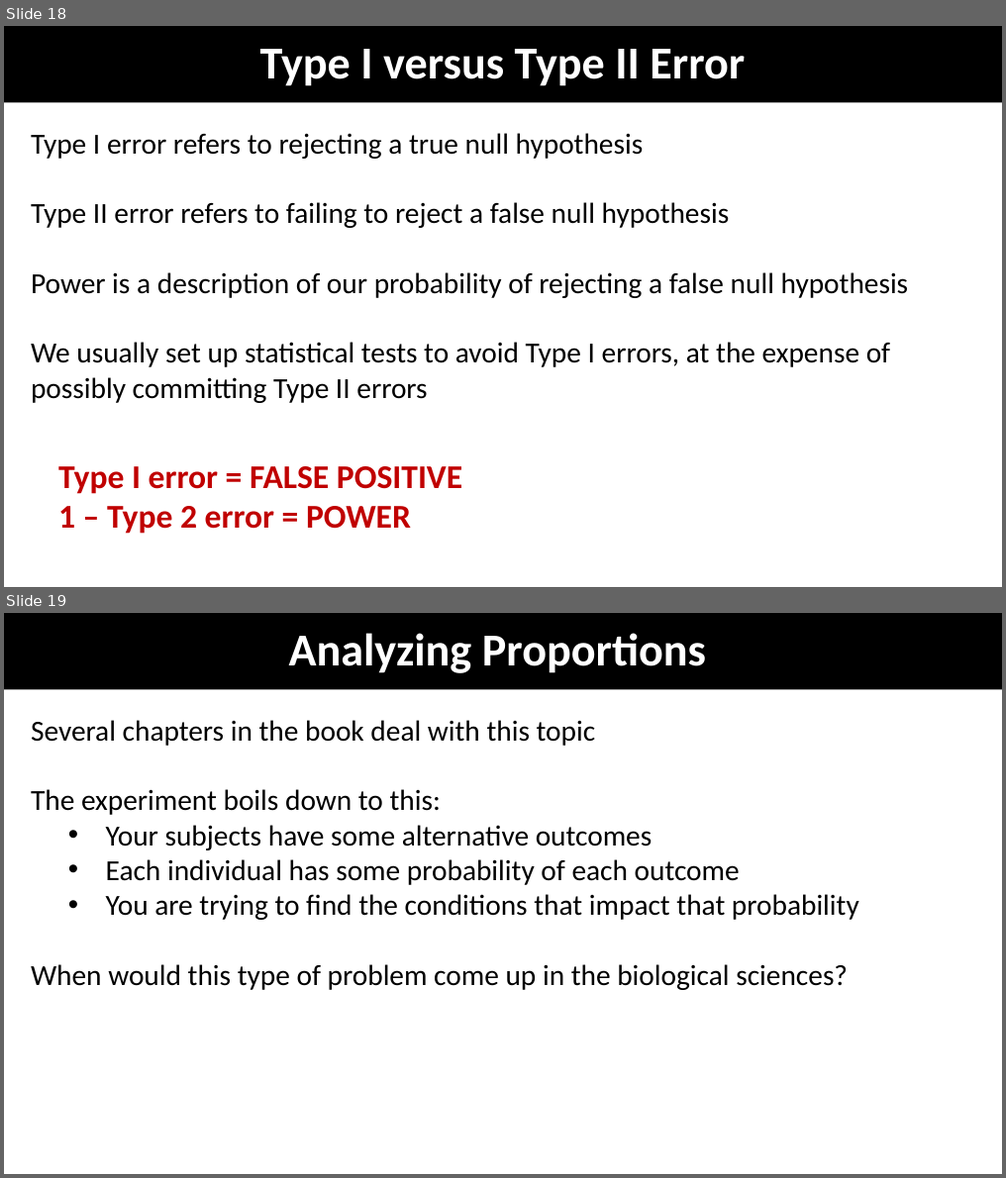
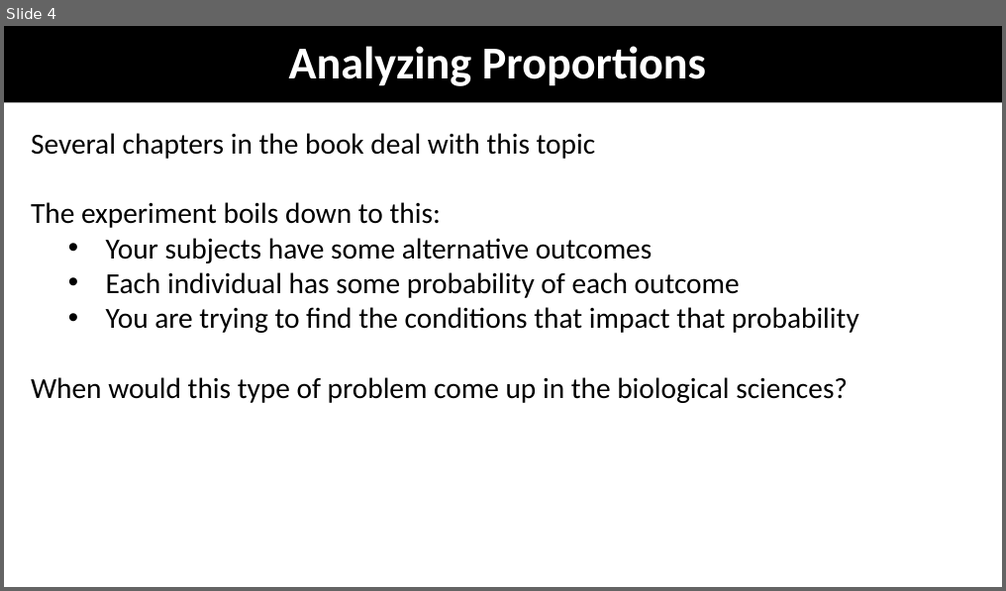
Before and after one commit to coleoguy/coleoguy.github.io, a slide deck: teaching/expdes/old/lectures/week4.pptx. Shown one above the other, each under a label of ours: slides 18 and 19 before the commit, slide 4 after it. The pictures are 1006x1178 and 1006x591 pixels, drawn with LibreOffice and Linux fonts; fonts in the diff are those of the drawing. Boxes give left, top, right and bottom in pixels: in the first picture for what was removed or moved away, otherwise in the second. Text is boxed around its words. In the diff, an @@ line names an element or a change of style, - is before the commit and + after.

```diff
--- a/teaching/expdes/old/lectures/week4.pptx
+++ b/teaching/expdes/old/lectures/week4.pptx
@@ slide 18 removed at <box>4,26,1002,587</box>, background #FFFFFF @@
@@ title removed at <box>4,26,1002,102</box> @@
-Type I versus Type II Error
@@ text removed at <box>31,133,909,403</box> @@
-Type I error refers to rejecting a true null hypothesis
-Type II error refers to failing to reject a false null hypothesis
-Power is a description of our probability of rejecting a false null hypothesis
-We usually set up statistical tests to avoid Type I errors, at the expense of possibly committing Type II errors
@@ text removed at <box>58,467,462,534</box> @@
-Type I error = FALSE POSITIVE
-1 – Type 2 error = POWER
@@ what was slide 19 is now slide 4 @@
```
Also in this commit, not shown: 18 other slides removed, 9 other files.
